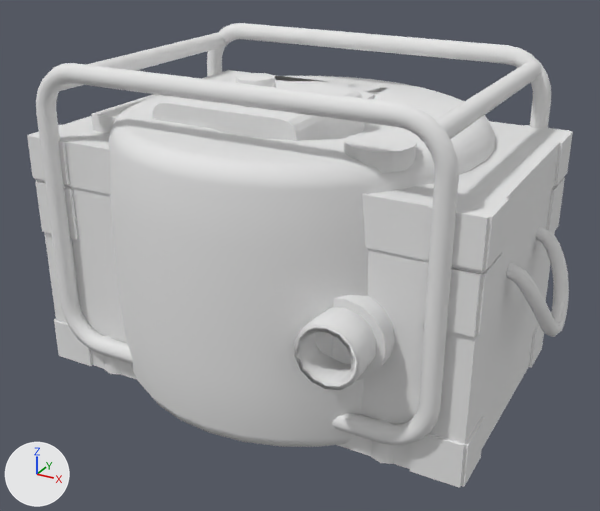
Renders of the OBJ model models/assets/E09/model_uv.obj from each side of a commit.
Rendered twice from a camera (50 mm lens) standing at (0.669, -1.223, 0.812) and looking at (0.016, -0.035, 0.218). The axes (+X, +Y, +Z) are drawn at lower left. The lights are the same throughout. The first picture is the older version. Where no turn or scale is listed for an object, it has been applied to the vertices. Vertices at exactly the same position are counted once.

Objects in the first picture: 'parts_crate', 'water_pump', 'wire_coil'.
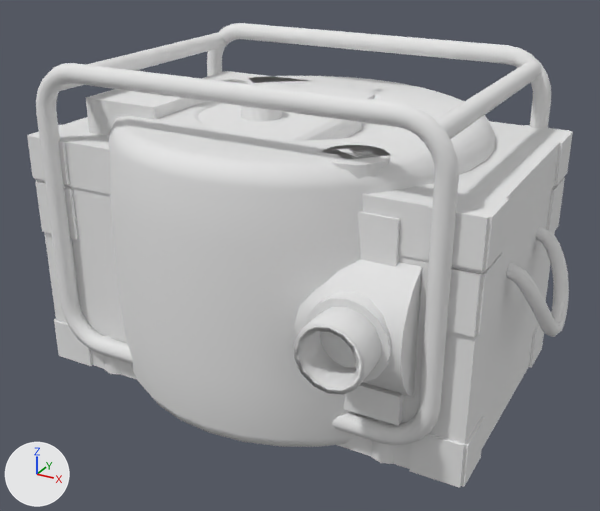
What differs and where, as boxes (x1, y1, x2, y2) in the pictures (600 x 511 px; the box of a moved part takes in the faces that stretch with it):
part 1 of me_water_pump, added: after (86, 89, 208, 136)
part 2 of me_water_pump, added (mostly hidden): after (202, 71, 386, 123)
part 3 of me_water_pump, added: after (241, 106, 282, 121)
part 4 of me_water_pump, added: after (358, 212, 400, 267)
part 5 of me_water_pump, moved or reshaped: before (294, 308, 376, 390); after (294, 307, 381, 395)
part 6 of me_water_pump, rebuilt: before (152, 78, 364, 141); after (198, 103, 362, 140)
part 7 of me_water_pump, deleted: before (236, 73, 276, 88)
part 8 of me_water_pump, deleted: before (91, 94, 156, 134)
part 9 of me_water_pump, moved or reshaped: before (332, 132, 417, 380); after (294, 145, 422, 426)

The change, as a list of edits to the scene's bpy script:
```text
Change me_water_pump:
    used by ob_water_pump; location = (0.0, 0.0, 0.0)
    remove me_water_pump.from_pydata(...)  # 1025 vertices, 1924 faces; spans x -0.36..0.36, y -0.322..0.26, z 0.0..0.565
    add me_water_pump.from_pydata(...)  # 1081 vertices, 2024 faces; spans x -0.36..0.36, y -0.355..0.26, z 0.0..0.565
    me_water_pump part 1: a new loose piece, a box spanning x -0.325..-0.18, y -0.17..0.03, z 0.31..0.49, in mat_paint_black (white #e7e7e7)
    me_water_pump part 2: a new loose piece, a box spanning x -0.3..0.06, y 0.06..0.22, z 0.3..0.47, in mat_paint_black (white #e7e7e7)
    me_water_pump part 3: a new loose piece, a 12-sided cut cone along z (radius 0.035 at the low end, 0.032 at the high end) spanning x -0.085..-0.015, y -0.085..-0.015, z 0.465..0.49, in mat_black_plastic (white #e7e7e7)
    me_water_pump part 4: a new loose piece, a box spanning x 0.14..0.28, y -0.24..-0.11, z 0.3..0.405, in mat_rusty_red_iron (white #e7e7e7)
    me_water_pump part 5: the loose piece of 56 vertices spanning x 0.164..0.266, y -0.322..-0.262, z 0.163..0.267 is scaled about its middle by (1.04, 1, 1.04), then moved by (0.02, -0.033, 0.02)
    me_water_pump part 6: the loose piece of 40 vertices spanning x -0.185..0.085, y -0.17..0.07, z 0.35..0.5 is rebuilt with 40 vertices and now spans x -0.18..0.08, y -0.17..0.07, z 0.325..0.465
    me_water_pump part 7: the loose piece of 26 vertices spanning x -0.095..-0.025, y -0.085..-0.015, z 0.5..0.53 is deleted
    me_water_pump part 8: the loose piece of 8 vertices spanning x -0.325..-0.185, y -0.16..0.06, z 0.24..0.46 is deleted
    me_water_pump part 9: 85 vertices moved from x -0.22..0.284, y -0.265..0.16, z 0.085..0.455 to x -0.22..0.315, y -0.295..0.11, z 0.085..0.47; 135 vertices removed from x -0.075..0.31, y -0.265..0.03, z 0.085..0.485; 141 vertices added at x -0.185..0.315, y -0.3..-0.04, z 0.085..0.47
    other edits to the shape of me_water_pump do not show in these pictures
```
